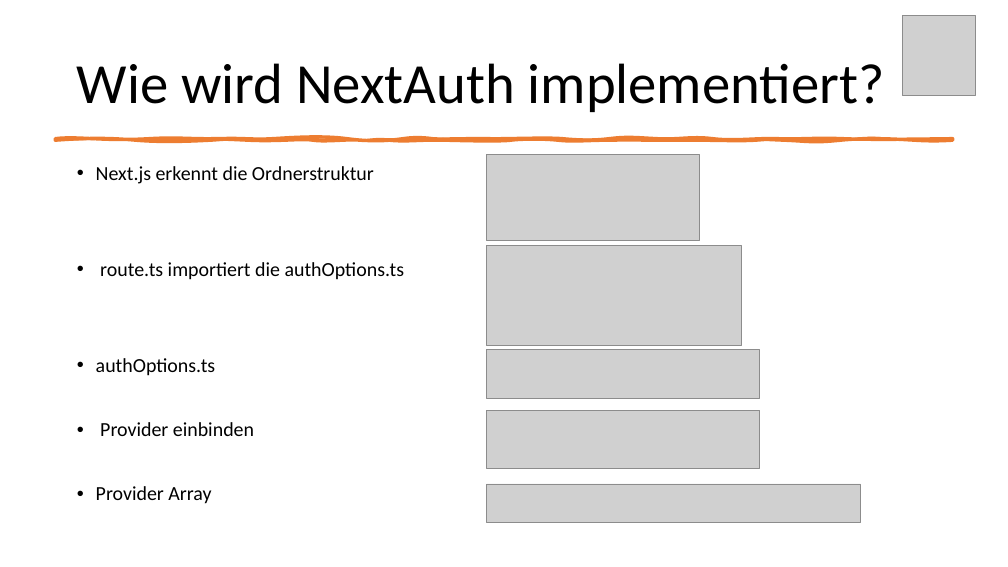
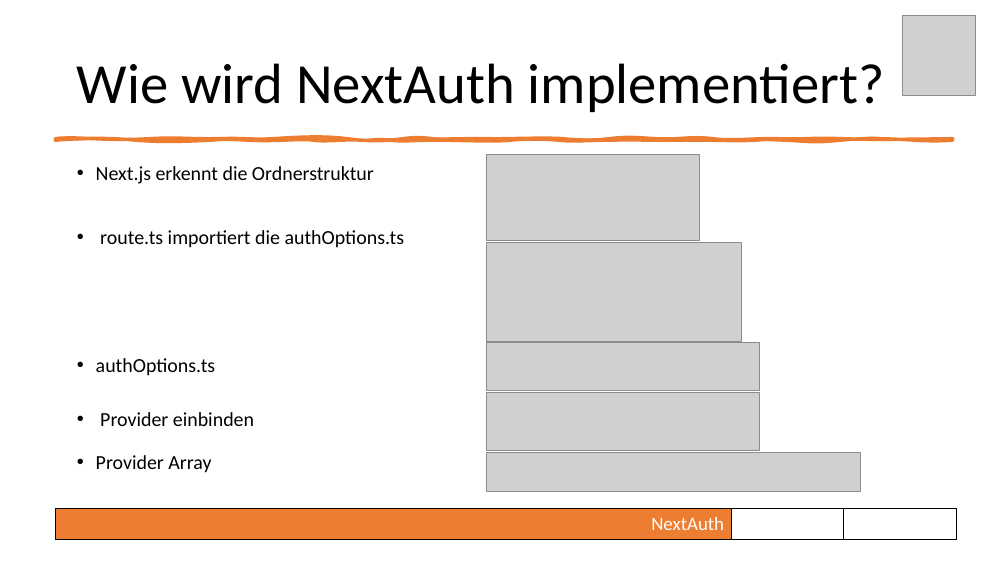
Before and after one commit to RocordJavaScript2023/realtime, a slide deck: slide 10 of presentation/realtime.pptx. Drawn at 1008x567 pixels with LibreOffice and Linux fonts; fonts in the diff are those of the drawing; grey boxes stand for pictures. Boxes give left, top, right and bottom in pixels: in the first picture for what was removed or moved away, otherwise in the second. Text is boxed around its words. In the diff, an @@ line names an element or a change of style, - is before the commit and + after.

```diff
--- a/presentation/realtime.pptx
+++ b/presentation/realtime.pptx
@@ picture: place and size @@
-picture at (487, 246, 742, 346)
+picture at (487, 242, 742, 342)
@@ picture: place and size @@
-picture at (487, 350, 761, 399)
+picture at (487, 343, 761, 391)
@@ picture: place and size @@
-picture at (487, 411, 761, 469)
+picture at (487, 393, 761, 451)
@@ text at (96, 455, 211, 473): less space between paragraphs @@
@@ picture: place and size @@
-picture at (487, 484, 861, 523)
+picture at (487, 453, 861, 492)
@@ table added at (55, 508, 953, 539), 1 rows, 8 columns @@
+ |  |  |  |  | NextAuth |  | 
```
Also in this commit, not shown: 16 other slides changed.
